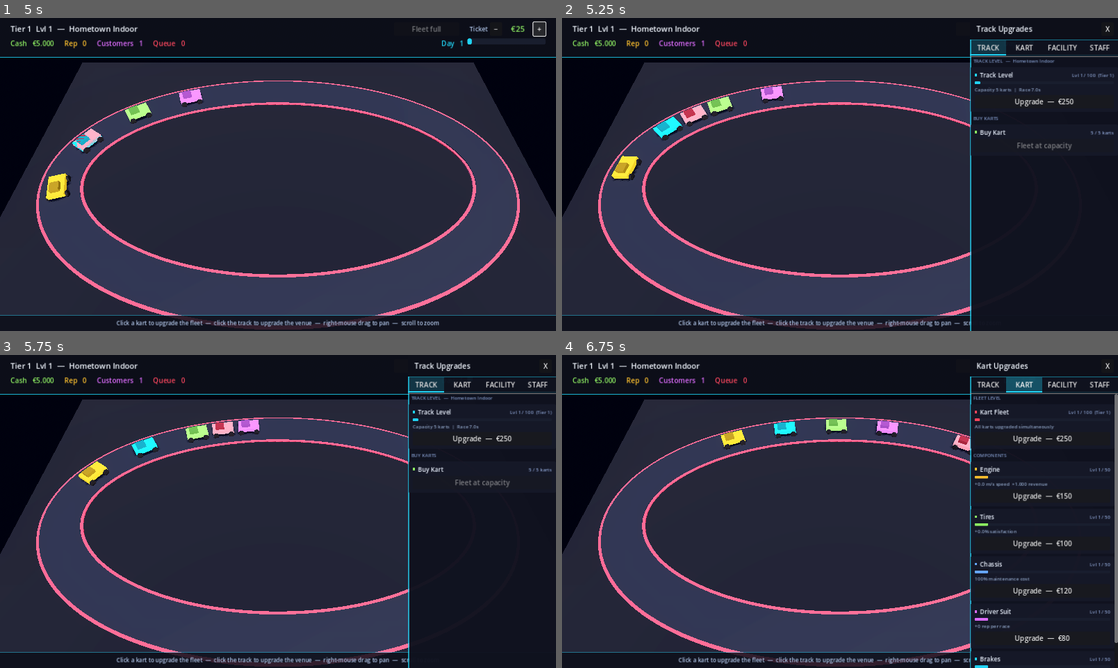
Above: before the commit, frames 1-4 (two rows, left to right).
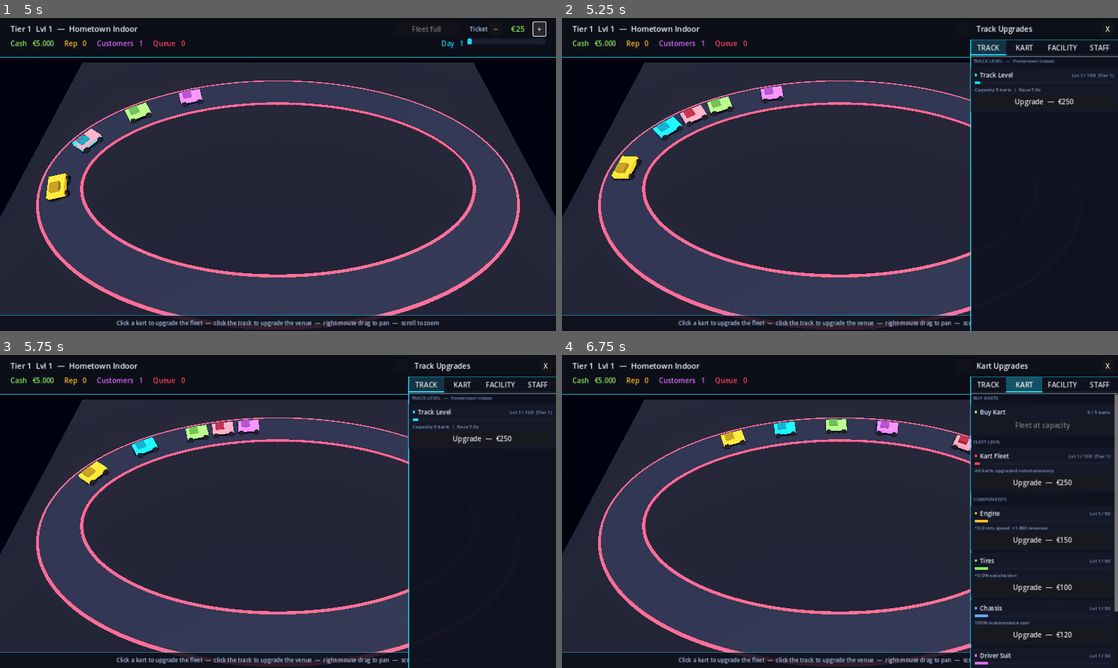
Above: after the commit, the same moments.

Repository: huubvreeker-create/Tycoon
Game: Godot game, scene res://scenes/main.tscn
Same seed, same stepped clock (60 frames per second), same inputs: the game is played once before the commit and once after it.
Inputs (mouse positions are in pixels of both pictures, inside the frame that each line leads up to):
- Up to frame 1 (5 s): click "−" at 0.5 s; click "+" at 1.25 s; click "−" at 2 s; click "+" at 2.75 s; click "−" at 3.5 s; click "+" at 4.25 s
- Up to frame 2 (5.25 s): tap A at 5 s; move the mouse to (962, 158) at 5.02 s; click (962, 158) at 5.17 s
- Up to frame 3 (5.75 s): no input
- Up to frame 4 (6.75 s): click "TRACK" at 5.75 s; click "KART" at 6.5 s

Frame 1 is identical in both runs. In frame 2, 0.3% of the frame differs, in the area x 73-100%, y 31-44%; in frame 3, 0.3%; in frame 4, 2.9%, in the area x 73-100%, y 13-100%.

Commit message:
Fix two bugs found during code review
Bug 1 — Event tag never visible:
DailyEvents (autoload) and HUD both connected to EventBus.day_changed.
Autoloads ready before the main scene, so DailyEvents subscribed
first. When day_changed fired, DailyEvents rolled the event and
synchronously emitted daily_event_triggered → HUD set the tag. Then
HUD's _on_day_started ran (3rd subscriber on day_changed) and
cleared the tag that was just set. Fix: clear the tag on day_ended
instead — that fires before day_changed, leaving the tag clean for
the new day's event to set.

Bug 2 — Buy-Kart row in wrong tab:
The HUD's "Karts €X" button calls open_for("kart") which opens the
KART tab, but the BUY KARTS section was in _add_track_rows. Players
clicking the HUD button arrived at a tab with no buy button. Moved
the buy-kart row to the top of _add_kart_rows.

https://claude.ai/code/session_01Sbv8ExRy1Fimm5caf9TfDv

Diff:
--- a/ui/hud.gd
+++ b/ui/hud.gd
@@ -44,7 +44,6 @@
 	EventBus.track_level_changed.connect(_on_track_level_changed)
 	EventBus.kart_count_changed.connect(_on_kart_count_changed)
 	EventBus.daily_event_triggered.connect(_on_daily_event)
-	EventBus.day_changed.connect(_on_day_started)
 
 	ticket_minus.pressed.connect(func(): GameManager.bump_ticket_price(-GameManager.TICKET_STEP))
 	ticket_plus.pressed.connect(func():  GameManager.bump_ticket_price( GameManager.TICKET_STEP))
@@ -137,6 +136,12 @@
 
 
 func _on_day_ended(summary: Dictionary) -> void:
+	# Clear the previous day's event tag here so it's gone before the next
+	# day's daily_event_triggered (which fires synchronously from
+	# DailyEvents on day_changed) can set a new one.
+	if event_tag:
+		event_tag.text = ""
+		event_tag.visible = false
 	var profit_color := Color(0.55, 0.92, 0.38) if summary.profit >= 0 else Color(0.96, 0.27, 0.36)
 	_flash(
 		"Day %d ended  —  Revenue €%s  |  Costs €%s  |  Profit €%s" % [
@@ -162,14 +167,6 @@
 		6.0
 	)
 	_show_event_tag(event)
-
-
-func _on_day_started(_day: int) -> void:
-	# Clear the persistent tag at the start of every day; if a new event
-	# triggers it will be re-shown by _on_daily_event.
-	if event_tag:
-		event_tag.text = ""
-		event_tag.visible = false
 
 
 func _show_event_tag(event: Dictionary) -> void:
--- a/ui/upgrade_popup.gd
+++ b/ui/upgrade_popup.gd
@@ -127,27 +127,25 @@
 			_build_rows()
 	)
 
+
+# ---------------------------------------------------------------------------
+# KART TAB
+# ---------------------------------------------------------------------------
+func _add_kart_rows() -> void:
+	var k_tier := _track.kart_tier()
+	var k_lvl  := _track.kart_level
+
 	_add_section_header("BUY KARTS")
-	var can_buy := _track.can_buy_kart()
-	var kart_cost := _track.buy_kart_cost()
 	_add_buy_row(
 		Color(0.55, 0.92, 0.38),
 		"Buy Kart",
 		"%d / %d karts" % [_track.karts.size(), _track.kart_capacity()],
-		can_buy,
-		kart_cost,
+		_track.can_buy_kart(),
+		_track.buy_kart_cost(),
 		func():
 			_track.buy_kart()
 			_build_rows()
 	)
-
-
-# ---------------------------------------------------------------------------
-# KART TAB
-# ---------------------------------------------------------------------------
-func _add_kart_rows() -> void:
-	var k_tier := _track.kart_tier()
-	var k_lvl  := _track.kart_level
 
 	_add_section_header("FLEET LEVEL")
 	_add_upgrade_row(
